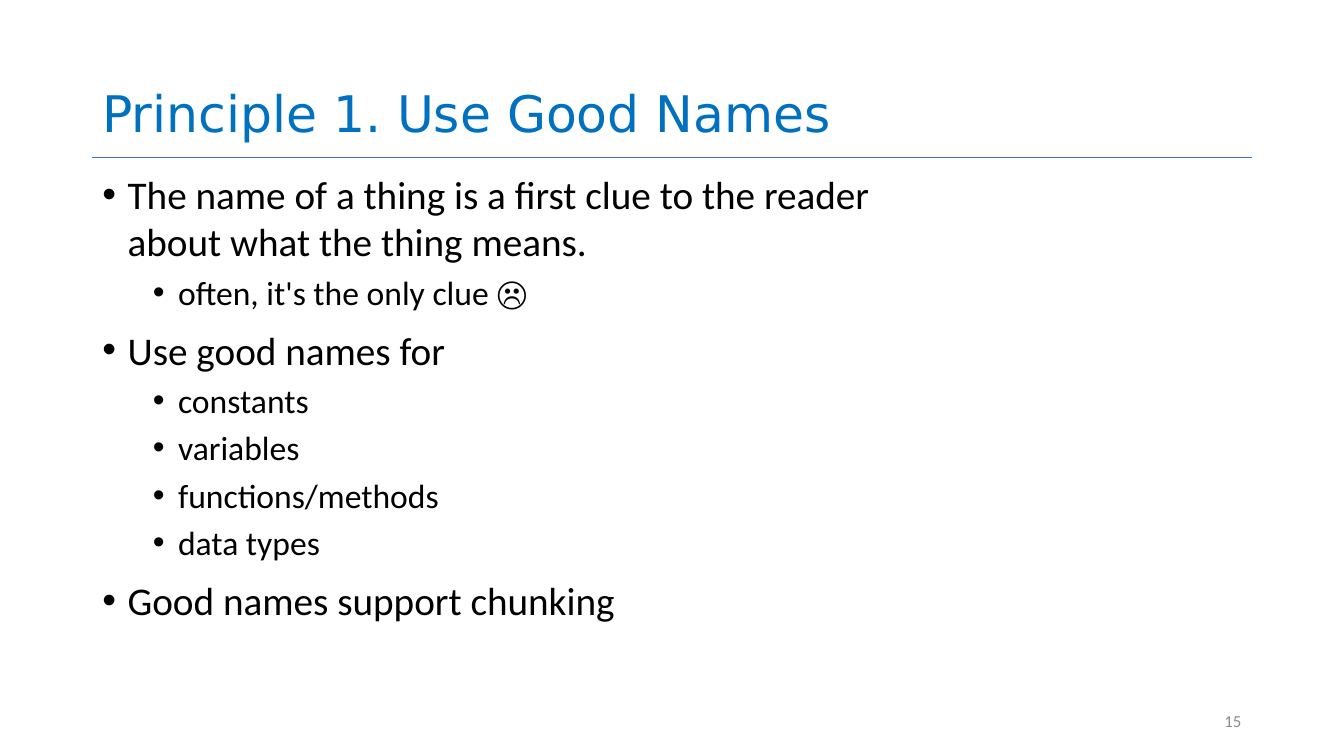
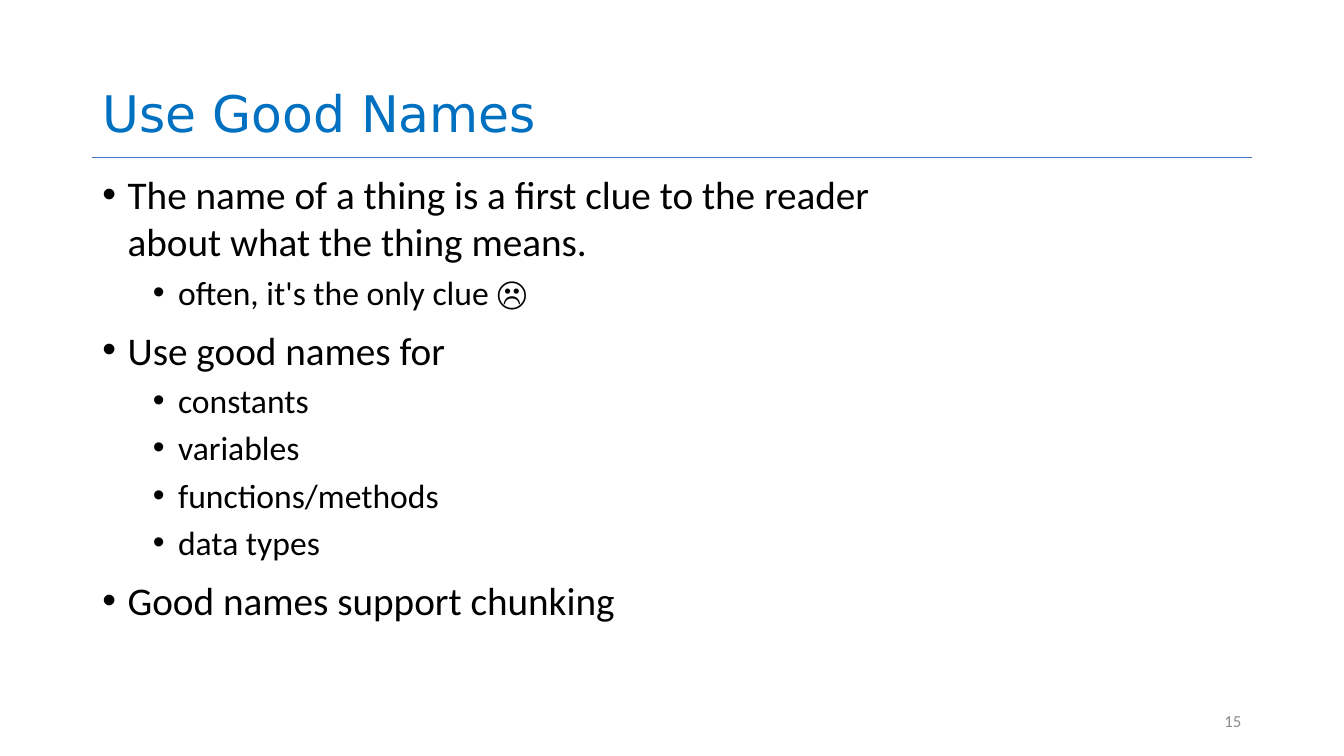
Before and after one commit to neu-se/CS4530-Spring-2026, a slide deck: slide 15 of Slides/Module 08 Code Level Design.pptx. Drawn at 1344x756 pixels with LibreOffice and Linux fonts; fonts in the diff are those of the drawing. Boxes give left, top, right and bottom in pixels: in the first picture for what was removed or moved away, otherwise in the second. Text is boxed around its words. In the diff, an @@ line names an element or a change of style, - is before the commit and + after.

```diff
--- a/Slides/Module 08 Code Level Design.pptx
+++ b/Slides/Module 08 Code Level Design.pptx
@@ title at (102, 93, 536, 133): text changed @@
-Principle 1. Use Good Names
+Use Good Names
```
Also in this commit, not shown: 14 other slides changed, 3 slides added, 1 other file.
